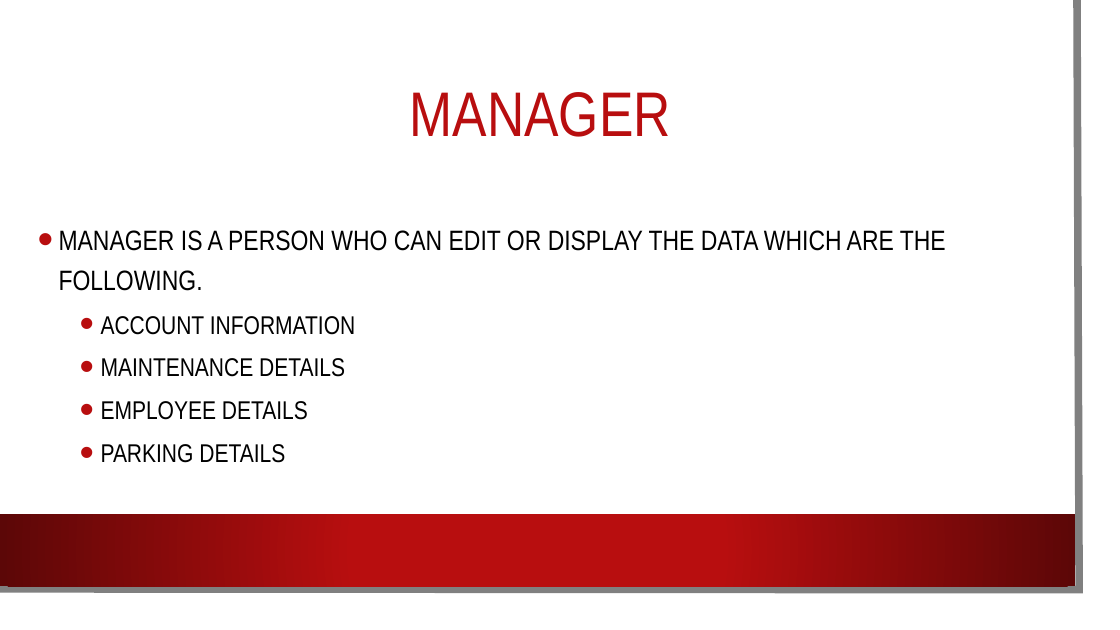
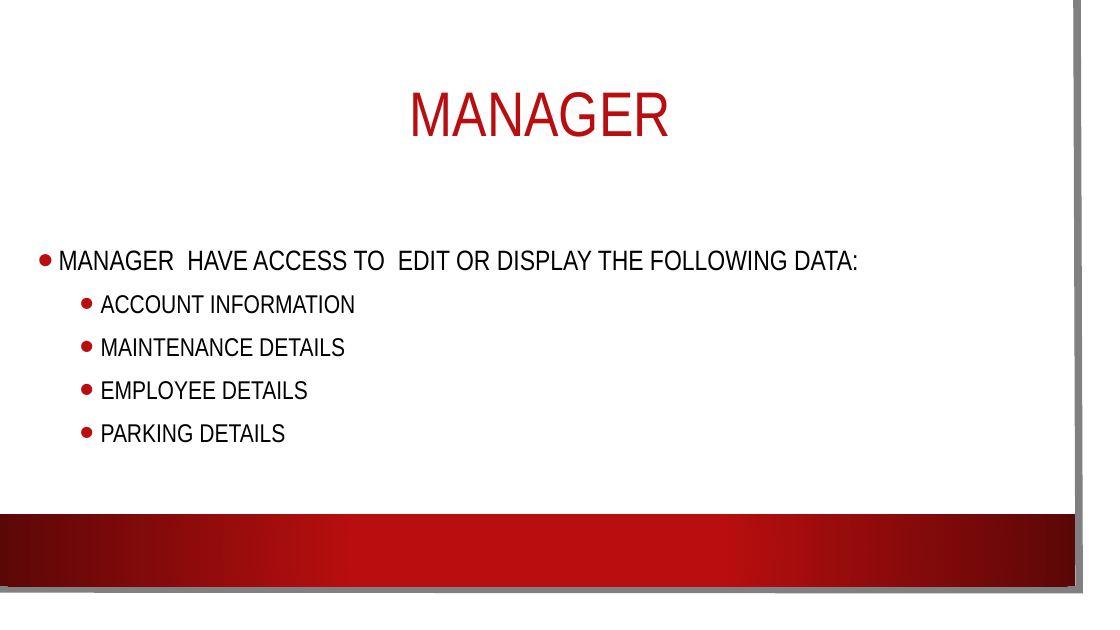
Before and after one commit to SyedKifayat1/OppFinalProject, a slide deck: slide 6 of Opp Project.pptx. Drawn at 1120x630 pixels with LibreOffice and Linux fonts; fonts in the diff are those of the drawing; background and template pictures are left out. Boxes give left, top, right and bottom in pixels: in the first picture for what was removed or moved away, otherwise in the second. Text is boxed around its words. In the diff, an @@ line names an element or a change of style, - is before the commit and + after.

```diff
--- a/Opp Project.pptx
+++ b/Opp Project.pptx
@@ text at bbox=[59, 250, 858, 271]: text changed @@
-• MANAGER IS A PERSON WHO CAN EDIT OR DISPLAY THE DATA WHICH ARE THE FOLLOWING.
+• MANAGER HAVE ACCESS TO EDIT OR DISPLAY THE FOLLOWING DATA:
```
Also in this commit, not shown: 10 other slides changed, 2 slides added.
